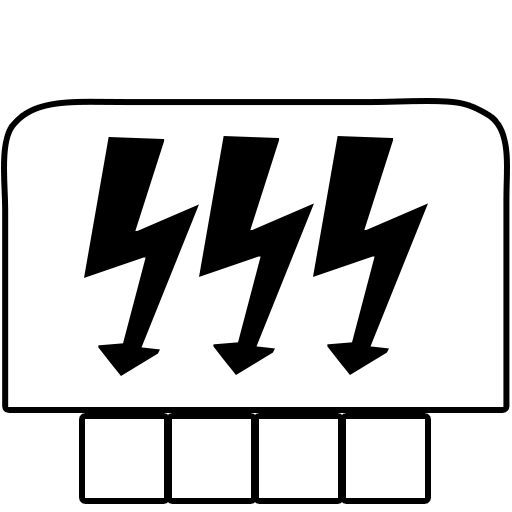
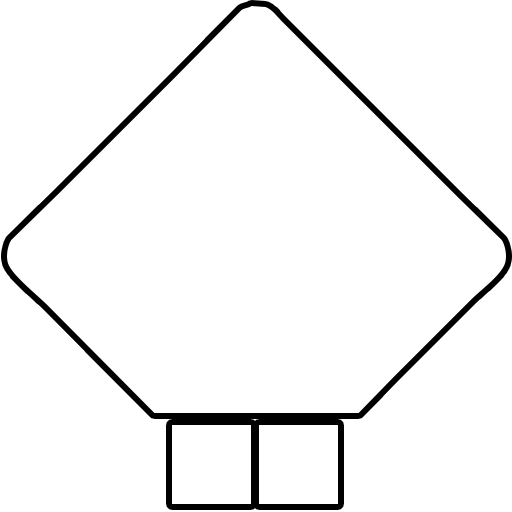
Layers edited between the first and the second 512x512 image:
hid "Energy Generator 2" (1st of 3) over [84, 137, 199, 376]
hid "Energy Generator 2" (2nd of 3) over [313, 136, 428, 375]
hid "Energy Generator 2" (3rd of 3) over [199, 136, 314, 375]
hid group "Structure" (1st of 2) (7 layers) over [7, 104, 504, 498]
showed group "Tank" (7 layers) over [7, 6, 506, 504]
showed "T2" (3rd of 7, in "Tank" › "Tiers") over [172, 498, 338, 504]
